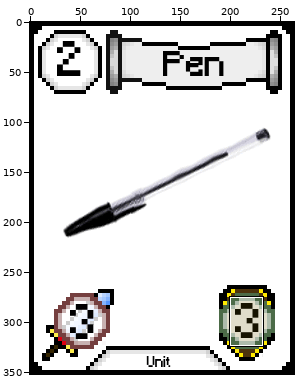
File history of a sprite sheet, public/images/Pen.png. Above: a wide view before the commit, with the close-up outlined.
Close-up. First the earlier version:
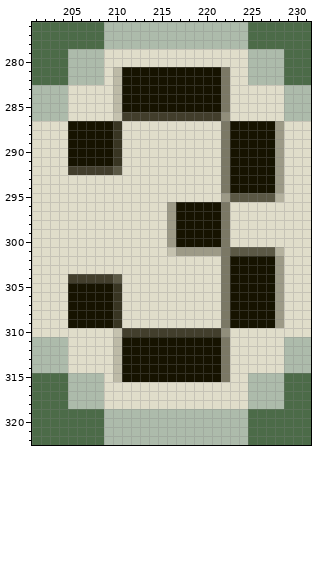
The file is 264x352 pixels. Colours within 5 levels of each other are drawn and written as one. Shown: x 201..231, y 276..322. The commit also changed other parts of the picture, which this record leaves out.
Now the later version:
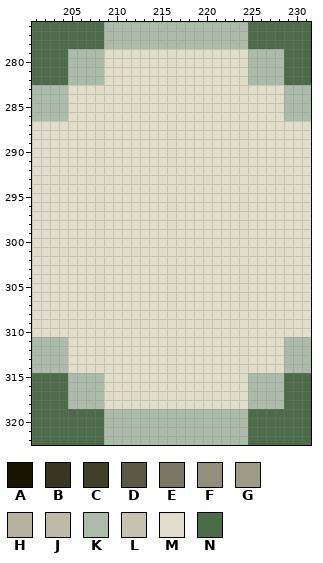
Palette (. is transparent): A #161300  B #383522  C #423e2c  D #5b5845  E #7b7865  F #918e7b  G #9d9a87  H #b4b19e  J #bdbaa7  K #adbbab  L #c5c2af  M #e0ddca  N #4c6b48
The exact change:
The author changed colour A to colour M in rows 281 to 285 at x 211 to 221; in rows 287 to 291 at x 205 to 209 and 223 to 227; in rows 292 to 294 at x 223 to 227; in rows 296 to 300 at x 217 to 221; in rows 302 to 304 at x 223 to 227; in rows 305 to 309 at x 205 to 209 and 223 to 227.
The author changed colour A to colour M in rows 311 to 315 at x 211 to 221.
The author changed colour B to colour M in rows 287 to 291 at x 210; in rows 305 to 309 at x 210.
The author changed colour C to colour M in row 286 at x 211 to 221; in row 292 at x 205 to 209; in row 304 at x 205 to 209; in row 310 at x 211 to 221.
The author changed colour D to colour M in row 292 at x 210; in row 295 at x 223 to 227; in row 301 at x 223 to 227; in row 304 at x 210.
The author changed colour E to colour M in rows 281 to 285 at x 222; in rows 287 to 294 at x 222; in rows 296 to 309 at x 222; in rows 311 to 315 at x 222.
The author changed colour F to colour M in row 286 at x 222; in row 310 at x 222.
The author changed colour G to colour M in rows 287 to 294 at x 228; in row 295 at x 222; in rows 296 to 300 at x 216; in row 301 at x 217 to 221; in rows 302 to 309 at x 228.
The author changed colour H to colour M in row 295 at x 228; in row 301 at x 228.
The author changed colour J to colour M in rows 281 to 285 at x 210; in rows 311 to 315 at x 210.
The author changed colour L to colour M in row 286 at x 210; in row 301 at x 216; in row 310 at x 210.
Boxes around the changes in both close-ups, in picture pixels (x1, y1, x2, y2):
changed: (68, 67, 284, 382)
